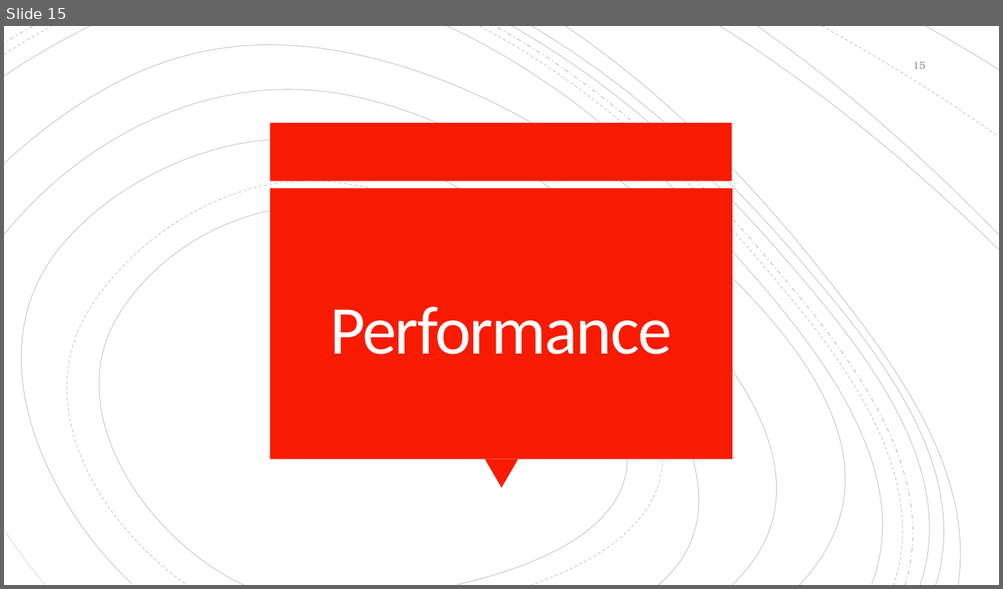
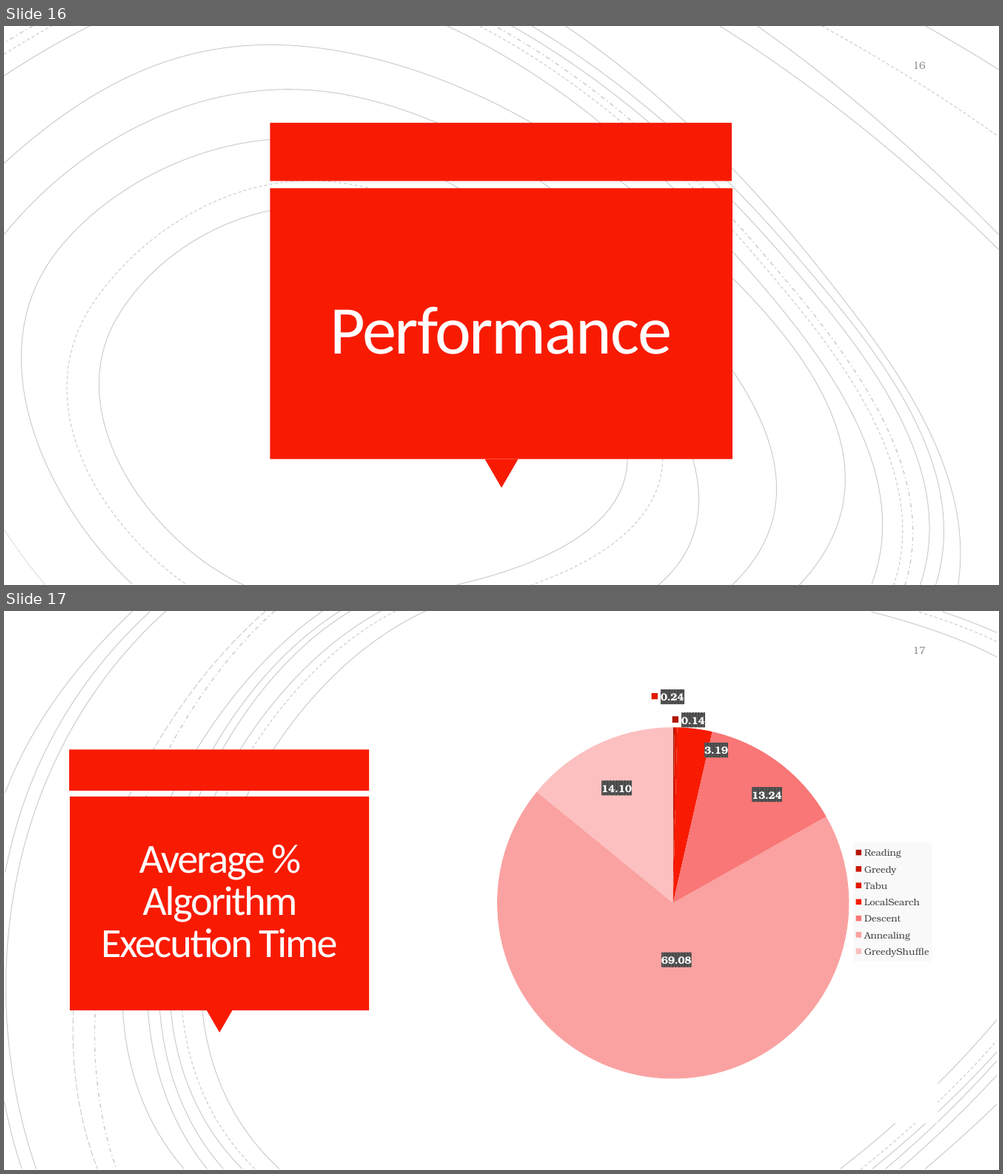
Before and after one commit to Jacopx/OMA_ExamTimeTable, a slide deck: PowerPoint/OMA-MZ_03-Presentation.pptx. Shown one above the other, each under a label of ours: slide 15 before the commit, slides 16 and 17 after it. The pictures are 1003x589 and 1003x1174 pixels, drawn with LibreOffice and Linux fonts; fonts in the diff are those of the drawing. Boxes give left, top, right and bottom in pixels: in the first picture for what was removed or moved away, otherwise in the second. Text is boxed around its words. In the diff, an @@ line names an element or a change of style, - is before the commit and + after.

```diff
--- a/PowerPoint/OMA-MZ_03-Presentation.pptx
+++ b/PowerPoint/OMA-MZ_03-Presentation.pptx
@@ slide 17 added at (x1=4, y1=611, x2=999, y2=1170), background #FFFFFF @@
@@ group added at (x1=4, y1=611, x2=997, y2=1170): 21 freeform shapes @@
@@ page number added at (x1=913, y1=647, x2=925, y2=654), 10 pt, text #8C8C8C @@
+17
@@ pie chart added at (x1=385, y1=677, x2=938, y2=1124) @@
+categories: Reading, Greedy, Tabu, LocalSearch, Descent, Annealing, GreedyShuffle
+Series 1: 0.14, 0, 0.24, 3.19, 13.24, 69.08, 14.1
@@ rectangle added at (x1=70, y1=750, x2=370, y2=791), fill #F81B02 @@
@@ rectangle added at (x1=70, y1=797, x2=369, y2=1011), fill #F81B02 @@
@@ title added at (x1=101, y1=846, x2=337, y2=958), 40 pt, text #FFFEFF @@
+Average % Algorithm Execution Time
@@ triangle added at (x1=206, y1=1011, x2=233, y2=1034), fill #F81B02 @@
@@ what was slide 15 is now slide 16 @@
@@ page number at (x1=913, y1=62, x2=925, y2=69): text changed @@
-15
+16
```
Also in this commit, not shown: 3 slides changed, 2 other slides added, 1 other file.
